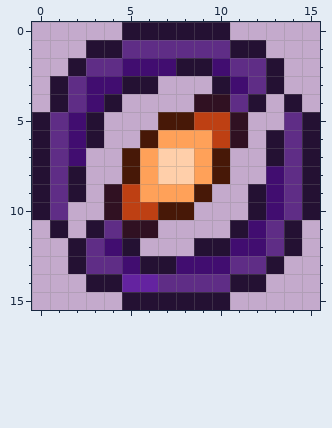
Pixel-art sprite, stored at try2/src/main/resources/16x16.png. Above, as it was before the edit.
The file is 16x16 pixels.
And afterwards:
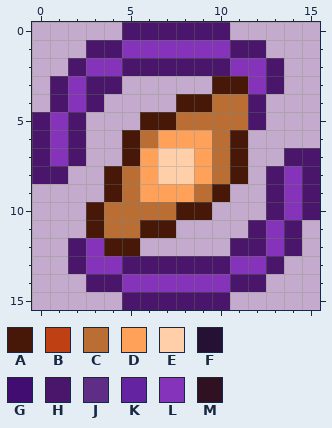
Palette (. is transparent): A #471807  B #be4013  C #ba6e33  D #ffa159  E #ffcfaa  F #241133  G #410d70  H #4a166c  J #5f2d86  K #6423a0  L #8533ba  M #301122
The edit:
Changed rows in their new state; - is an unchanged pixel.
first column x 0:
 0 -----HHHHHH-----
 1 ---HHLLLLLLHH---
 2 --HLLHHHHHHLLH--
 3 -HLHH..---AALH--
 4 -HLH.---AACCH-.-
 5 HLH.--A-CCCCH-..
 6 HLH.-AC---CA-...
 7 HLH-------CA-.HH
 8 HH.-AC----CA-HLH
 9 ...-AC---CA-.HLH
10 ..-ACCCC-A--.HLH
11 -.-ACCAA---.HLH-
12 --HLAA---..HHLH-
13 --HLLHHHHHHLLH--
14 ---HHLLLLLLHH---
15 -----HHHHHH-----
Where, in picture pixels (left, top, right, bottom), the same in both pictures:
changed: (32, 22, 320, 310)
